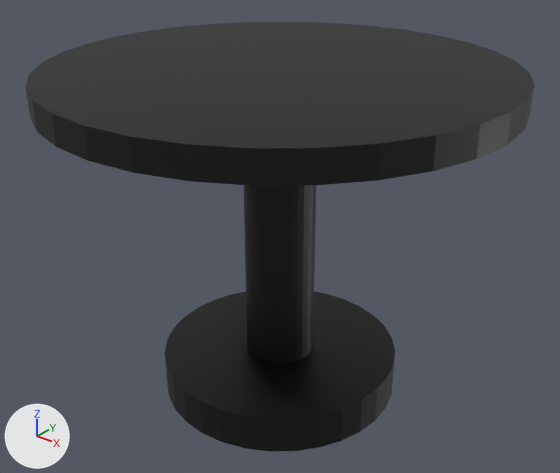
What one commit did to the glTF model dev/models/table.glb.
Rendered twice from a 50 mm camera at (1.98, -2.48, 2.04) aimed at (0.0, 0.0, 0.51). The lights are fixed; the arrows at lower left show +X, +Y and +Z.

The older version as bpy lines, for what is in view:
```python
mat_material_001 = principled_material('Material.001')
mat_material_001.base_color = (0.0, 0.0, 0.0)  # black #000000
me_cylinder_004 = bpy.data.meshes.new('Cylinder.004')
me_cylinder_004.from_pydata(...)  # 192 vertices, 380 faces; spans x -1.0..1.0, y -1.0..1.0, z -0.26..1.28
me_cylinder_004.materials.append(mat_material_001)  # black #000000
ob_table = bpy.data.objects.new('Table', me_cylinder_004)
ob_table.location = (0.0, 0.0, 0.0)
```
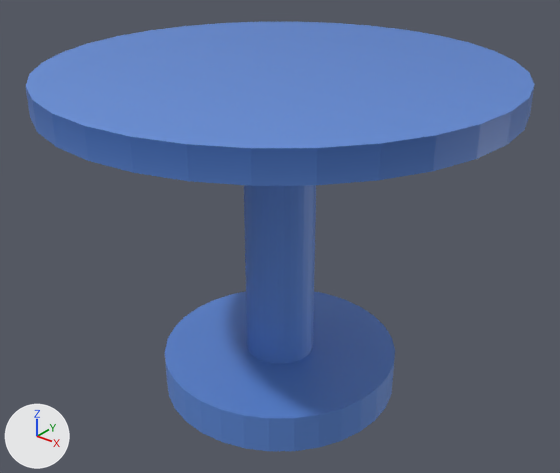
What differs and where, as boxes [x1, y1, x2, y2] in the pictures (560 x 473 px):
'Table', surface changed (black to blue)
    both: [26, 22, 534, 451]

The change, as a diff of the scene's bpy script:
```diff
--- a/dev/models/table.glb.py
+++ b/dev/models/table.glb.py
@@ img_dw_1_color_palette___color_hex_com___gradient @@
+img_dw_1_color_palette___color_hex_com___gradient = load_image('DW 1 Color Palette - color-hex.com - gradient', '_unpacked/DW_1_Color_Palette_-_color-hex.com_-_gradient', 900, 600, 'sRGB')
@@ mat_material_001 @@
 mat_material_001 = principled_material('Material.001')
-mat_material_001.base_color = (0.0, 0.0, 0.0)  # black #000000
+mat_material_001.texture = img_dw_1_color_palette___color_hex_com___gradient
```
